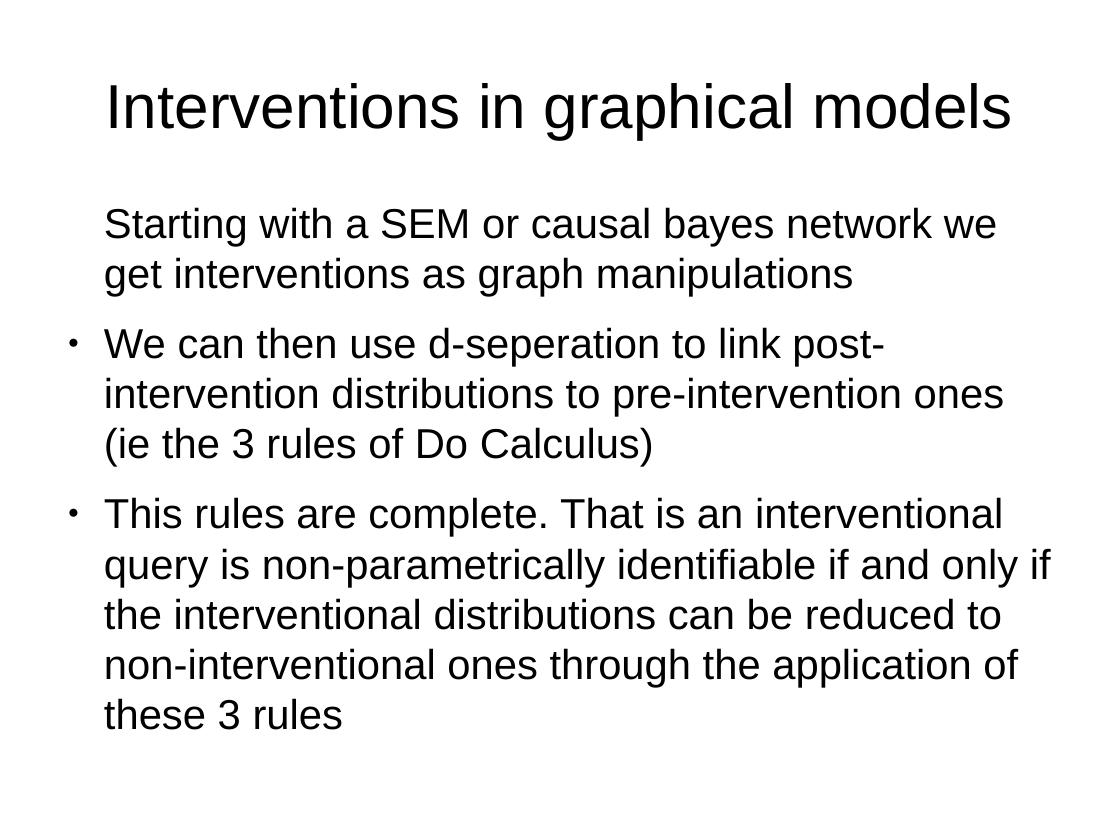
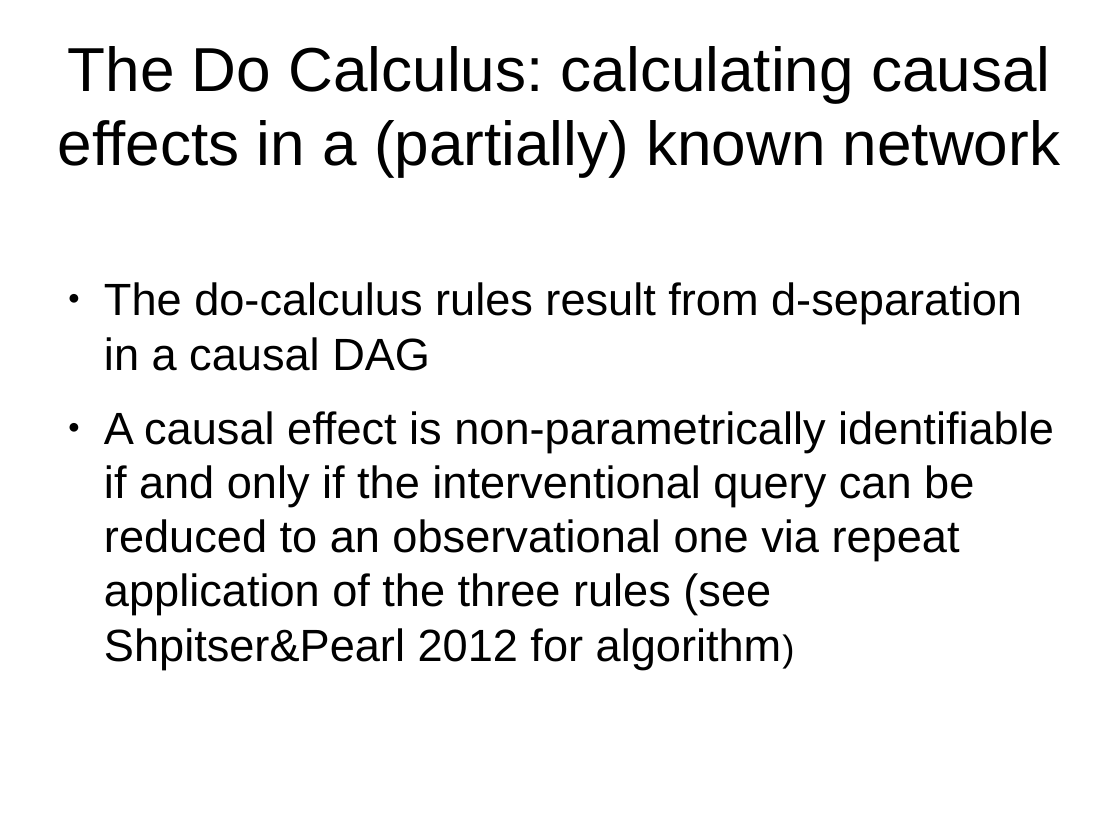
Before and after one commit to finnhacks42/causality, a slide deck: slide 12 of causal_review.odp (slide 5 before the commit). Drawn at 1120x840 pixels with LibreOffice and Linux fonts; fonts in the diff are those of the drawing. Boxes give left, top, right and bottom in pixels: in the first picture for what was removed or moved away, otherwise in the second. Text is boxed around its words. In the diff, an @@ line names an element or a change of style, - is before the commit and + after.

Commit message:
adds initial scripts playing with reinforcement learning and updates causality_review

```diff
--- a/causal_review.odp
+++ b/causal_review.odp
@@ title at bbox=[58, 46, 1060, 177]: text changed @@
-Interventions in graphical models
+The Do Calculus: calculating causal effects in a (partially) known network
@@ text at bbox=[104, 282, 1054, 669]: text changed; size 29.6 to 32 pt @@
-Starting with a SEM or causal bayes network we get interventions as graph manipulations
-● We can then use d-seperation to link post-intervention distributions to pre-intervention ones (ie the 3 rules of Do Calculus)
-● This rules are complete. That is an interventional query is non-parametrically identifiable if and only if the interventional distributions can be reduced to non-interventional ones through the application of these 3 rules
+● The do-calculus rules result from d-separation in a causal DAG
+● A causal effect is non-parametrically identifiable if and only if the interventional query can be reduced to an observational one via repeat application of the three rules (see Shpitser&Pearl 2012 for algorithm)
```
Also in this commit, not shown: 1 other slide changed, 29 slides added, 9 slides removed, 7 other files.
